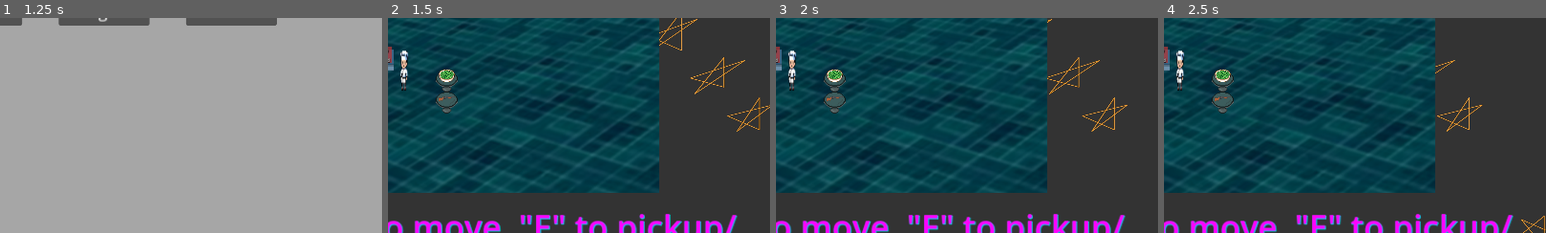
Above: before the commit, frames 1-4 (left to right).
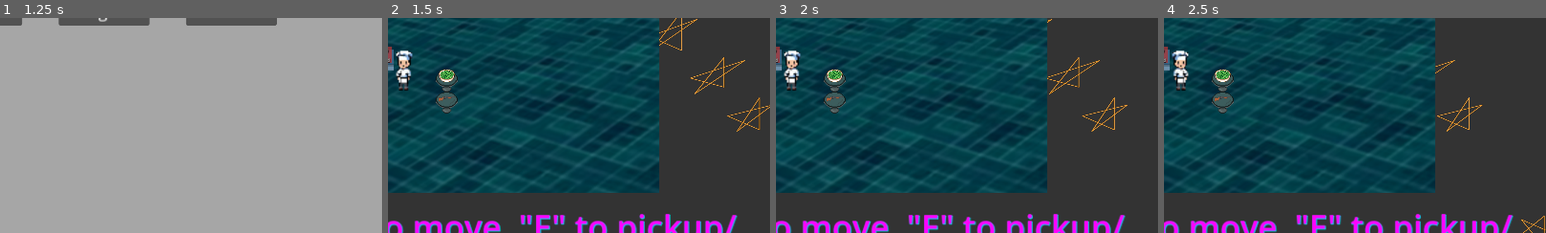
Above: after the commit, the same moments.

Repository: Alexander-Worley/Outer-Plates
Game: Godot game, scene res://Scenes/MainMenu/mainMenu.tscn
The game is run twice, just before and just after one commit, with the same random seed, the same clock (stepped at 60 frames per second) and the same inputs.
Inputs (mouse positions are % of the whole screen's width and height, from its top left):
- Up to frame 1 (1.25 s): click (50, 73) at 0.5 s
- Up to frame 2 (1.5 s): click "Main Restaurant" at 1.25 s
- Up to frame 3 (2 s): no input
- Up to frame 4 (2.5 s): hold Right (face_right) from 2.03 s (still down); hold E (pickup) from 2.03 s (still down)
The pictures show only the part of the screen within x 48-98%, y 35-85%; the shares and areas given below are measured in that part.

Frame 1 is identical in both runs. In frame 2, 0.5% of the frame differs, in the area x 2-7%, y 15-34%; in frame 3, 0.5%; in frame 4, 0.5%.

Commit message:
Player sprite is now tied to their Player Number

Diff:
--- a/Global/global.gd
+++ b/Global/global.gd
@@ -7,4 +7,4 @@
 # example: const TIME_LIMIT = 300
 # example: var health = 10
 
-const PIXEL_DIMENSION: int = 24 # Deimension of pixel art assets
+const PIXEL_DIMENSION: int = 32 # Deimension of pixel art assets
--- a/Scenes/Restaurant/PlainSurface/plainSurface.gd
+++ b/Scenes/Restaurant/PlainSurface/plainSurface.gd
@@ -19,6 +19,6 @@
 	isHolding = true
 	return true
 
-func _physics_process(delta):
+func _physics_process(_delta):
 	# Update sprite in the editor interface
 	if Engine.is_editor_hint() and texture: $Sprite2D.texture = texture
--- a/Scenes/Restaurant/Player/player.gd
+++ b/Scenes/Restaurant/Player/player.gd
@@ -5,7 +5,18 @@
 var holdablesInRange: Array = []
 var surfacesInRange: Array = []
 var holdableInHand: Area2D = null
+var sprites = {
+	1: ["P1_Back", "P1_Forward"],
+	2: ["P2_Back", "P2_Forward"],
+	3: ["P3_Back", "P3_Forward"],
+	4: ["P4_Back", "P4_Forward"]
+}
+@export_range (1, 4) var playerNum: int = 1
 @onready var interactRange: Area2D = $interactRange
+
+func _ready():
+	# TODO: The line below is temporary until proper animations are added
+	get_node("AnimatedSprite2D").play(sprites[playerNum][1])
 
 # Picks up a holdable
 func pickup_holdable(holdable: Area2D):
@@ -34,10 +45,18 @@
 # Given whether the player is moving up, down, left, right, or diagonal,
 # set the position of their pickup range
 func set_interact_range_position(horizontal: float, vertical: float):
-	horizontal *= Global.PIXEL_DIMENSION
-	vertical *= Global.PIXEL_DIMENSION
+	const DISTANCE = Global.PIXEL_DIMENSION / 4.0 * 3.0
+	horizontal *= DISTANCE
+	vertical *= DISTANCE
 	interactRange.position = Vector2(horizontal, vertical)
-	get_node("AnimatedSprite2D").play("Walk")
+
+func animate_player(horizontal: float, vertical: float):
+	if horizontal:
+		# Flip Player sprite if facing opposite direction of the spirte's default direction
+		get_node("AnimatedSprite2D").flip_h = true if horizontal == 1 else false
+	if vertical:
+		var direction = (vertical + 1) / 2
+		get_node("AnimatedSprite2D").play(sprites[playerNum][direction])
 
 func tilt_weapon(horizontal: float, vertical: float):
 	if !isHolding: return
@@ -88,9 +107,8 @@
 		if isHolding and holdableInHand.is_in_group("Weapons"):
 			tilt_weapon(interactRange_x, interactRange_y)
 
-	# Flip Player sprite if facing left
-	var flipSprite: bool = true if (horizontalFacing == -1 or horizontalMovement == -1) else false
-	get_node("AnimatedSprite2D").flip_h = flipSprite
+	# Animates the Player
+	animate_player(interactRange_x, interactRange_y)
 
 	# Flip holdableInHand sprite if needed
 	if isHolding and interactRange_x:
--- a/Scenes/Restaurant/Player/player.tscn
+++ b/Scenes/Restaurant/Player/player.tscn
@@ -8,18 +8,102 @@
 
 [sub_resource type="CircleShape2D" id="CircleShape2D_5x6jq"]
 
+[sub_resource type="AtlasTexture" id="AtlasTexture_polmt"]
+atlas = ExtResource("2_yefjo")
+region = Rect2(32, 0, 32, 32)
+
 [sub_resource type="AtlasTexture" id="AtlasTexture_ky27o"]
 atlas = ExtResource("2_yefjo")
 region = Rect2(0, 0, 32, 32)
+
+[sub_resource type="AtlasTexture" id="AtlasTexture_eptbr"]
+atlas = ExtResource("2_yefjo")
+region = Rect2(32, 32, 32, 32)
+
+[sub_resource type="AtlasTexture" id="AtlasTexture_nplql"]
+atlas = ExtResource("2_yefjo")
+region = Rect2(0, 32, 32, 32)
+
+[sub_resource type="AtlasTexture" id="AtlasTexture_gs0ch"]
+atlas = ExtResource("2_yefjo")
+region = Rect2(32, 64, 32, 32)
+
+[sub_resource type="AtlasTexture" id="AtlasTexture_mum13"]
+atlas = ExtResource("2_yefjo")
+region = Rect2(0, 64, 32, 32)
+
+[sub_resource type="AtlasTexture" id="AtlasTexture_p7v70"]
+atlas = ExtResource("2_yefjo")
+region = Rect2(0, 96, 32, 32)
+
+[sub_resource type="AtlasTexture" id="AtlasTexture_1flkh"]
+atlas = ExtResource("2_yefjo")
+region = Rect2(32, 96, 32, 32)
 
 [sub_resource type="SpriteFrames" id="SpriteFrames_msfce"]
 animations = [{
 "frames": [{
 "duration": 1.0,
+"texture": SubResource("AtlasTexture_polmt")
+}],
+"loop": true,
+"name": &"P1_Back",
+"speed": 5.0
+}, {
+"frames": [{
+"duration": 1.0,
 "texture": SubResource("AtlasTexture_ky27o")
 }],
 "loop": true,
-"name": &"Walk",
+"name": &"P1_Forward",
+"speed": 5.0
+}, {
+"frames": [{
+"duration": 1.0,
+"texture": SubResource("AtlasTexture_eptbr")
+}],
+"loop": true,
+"name": &"P2_Back",
+"speed": 5.0
+}, {
+"frames": [{
+"duration": 1.0,
+"texture": SubResource("AtlasTexture_nplql")
+}],
+"loop": true,
+"name": &"P2_Forward",
+"speed": 5.0
+}, {
+"frames": [{
+"duration": 1.0,
+"texture": SubResource("AtlasTexture_gs0ch")
+}],
+"loop": true,
+"name": &"P3_Back",
+"speed": 5.0
+}, {
+"frames": [{
+"duration": 1.0,
+"texture": SubResource("AtlasTexture_mum13")
+}],
+"loop": true,
+"name": &"P3_Forward",
+"speed": 5.0
+}, {
+"frames": [{
+"duration": 1.0,
+"texture": SubResource("AtlasTexture_p7v70")
+}],
+"loop": true,
+"name": &"P4_Back",
+"speed": 5.0
+}, {
+"frames": [{
+"duration": 1.0,
+"texture": SubResource("AtlasTexture_1flkh")
+}],
+"loop": true,
+"name": &"P4_Forward",
 "speed": 5.0
 }]
 
@@ -36,10 +120,10 @@
 shape = SubResource("CircleShape2D_5x6jq")
 
 [node name="AnimatedSprite2D" type="AnimatedSprite2D" parent="."]
-position = Vector2(4.76837e-07, -16)
-scale = Vector2(1, 2)
+position = Vector2(0, -16)
+scale = Vector2(2, 2)
 sprite_frames = SubResource("SpriteFrames_msfce")
-animation = &"Walk"
+animation = &"P1_Forward"
 
 [connection signal="area_entered" from="interactRange" to="." method="_on_interact_range_area_entered"]
 [connection signal="area_exited" from="interactRange" to="." method="_on_interact_range_area_exited"]
Not shown: 1 places in Scenes/Restaurant/Player/player.tscn that only renumber resources
